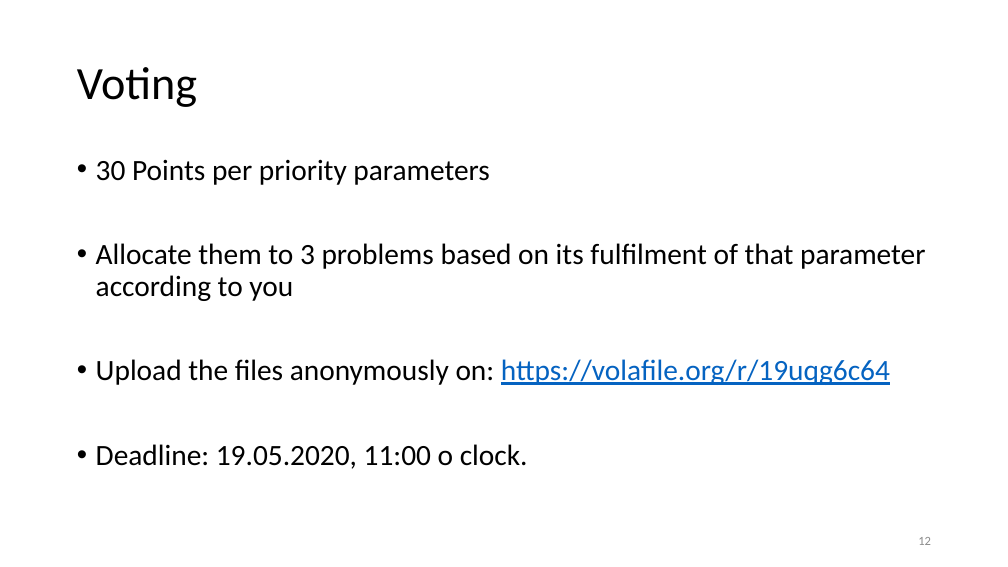
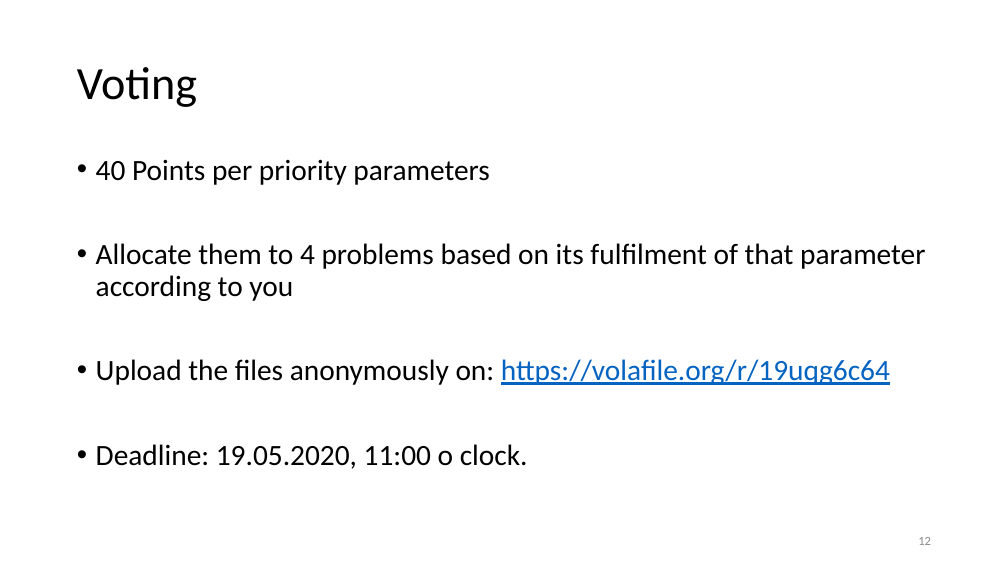
Before and after one commit to kumar-shridhar/Online-Toxicity-Detection, a slide deck: slide 12 of org/Presentation/powerpoint.pptx. Drawn at 1008x567 pixels with LibreOffice and Linux fonts; fonts in the diff are those of the drawing; background and template pictures are left out. Boxes give left, top, right and bottom in pixels: in the first picture for what was removed or moved away, otherwise in the second. Text is boxed around its words. In the diff, an @@ line names an element or a change of style, - is before the commit and + after.

Commit message:
Final voting updated
Complete voting done

```diff
--- a/org/Presentation/powerpoint.pptx
+++ b/org/Presentation/powerpoint.pptx
@@ text at bbox=[96, 159, 925, 301]: text changed @@
-• 30 Points per priority parameters
-• Allocate them to 3 problems based on its fulfilment of that parameter according to you
+• 40 Points per priority parameters
+• Allocate them to 4 problems based on its fulfilment of that parameter according to you
```
Also in this commit, not shown: 1 other slide changed, 6 other files.
